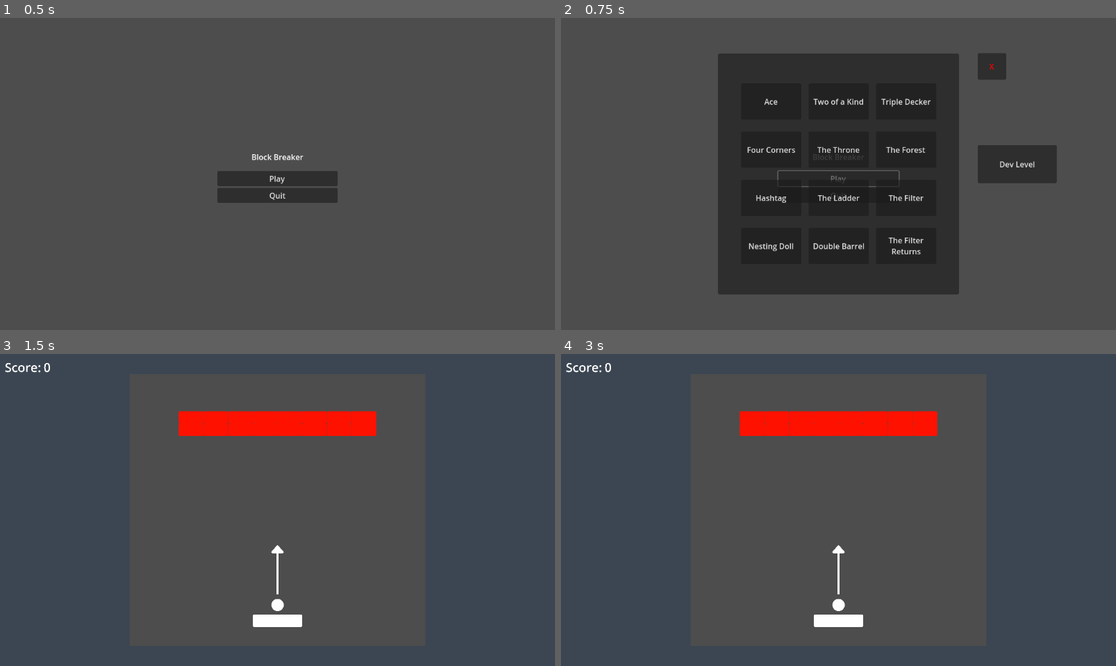
Above: before the commit, frames 1-4 (two rows, left to right).
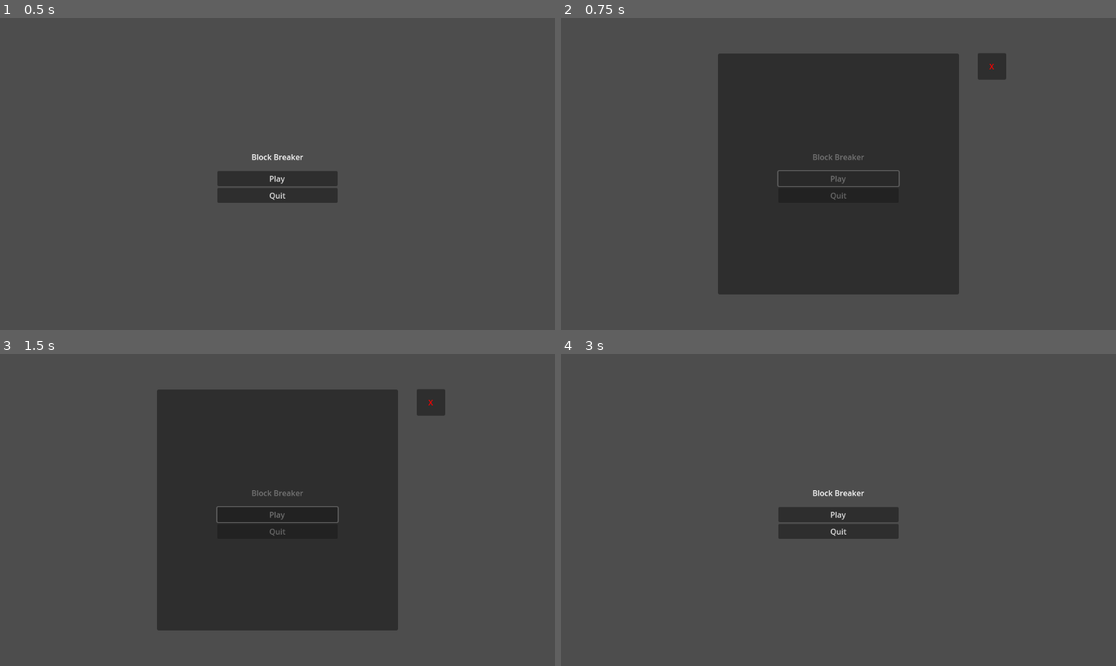
Above: after the commit, the same moments.

Repository: samstone02/godot-block-breaker
Game: Godot game, scene res://main.tscn
The game is run twice, just before and just after one commit, with the same random seed, the same clock (stepped at 60 frames per second) and the same inputs.
Inputs (mouse positions are in pixels of both pictures, inside the frame that each line leads up to):
- Up to frame 1 (0.5 s): no input
- Up to frame 2 (0.75 s): click "Play" at 0.5 s
- Up to frame 3 (1.5 s): click (210, 438) at 1.25 s, where only the run before the commit has a clickable "Ace"
- Up to frame 4 (3 s): click (838, 513) at 2 s, where only the run after the commit has a clickable "Play"; click (993, 403) at 2.75 s, where only the run after the commit has a clickable "X"

Frame 1 is identical in both runs. In frame 2, 2.7% of the frame differs, in the area x 33-90%, y 25-76%; in frame 3, 34%, in the area x 0-81%, y 2-89%; in frame 4, 5.6%.

Commit message:
basic save system for level high scores

Diff:
--- a/gameplay_elements/level_controller.gd
+++ b/gameplay_elements/level_controller.gd
@@ -32,7 +32,7 @@
 	$"../OverlayUi".visible = false
 
 func _on_try_again_pressed() -> void:
-	get_tree().root.get_node("MenuUi/LevelLoader").reload_level()
+	LevelLoader.reload_level()
 
 func update_score_and_bricks_counters() -> void:
 	running_score += score_per_collision
@@ -58,7 +58,10 @@
 func level_complete() -> void:
 	$"../LevelCompleteUi".visible = true
 	$"../KillZone/CollisionShape2D".disabled = true
+	SaveController.save_score_if_new_best(LevelLoader.loaded_level_name, total_score)
 
 func _return_to_level_select() -> void:
 	get_parent().queue_free()
-	get_tree().root.get_node("MenuUi").visible = true
+	var menu_ui: Node = load("res://ui/menu_ui.tscn").instantiate()
+	get_tree().root.add_child(menu_ui)
+	menu_ui.get_node("LevelSelect").visible = true
--- a/level_loader.gd
+++ b/level_loader.gd
@@ -1,22 +1,24 @@
-class_name LevelLoader extends Node
+extends Node
 
-var loaded_level: String = ""
-var loaded_level_path: String = ""
+var loaded_level_name: String = "" # the level name used for reference purposes
+var loaded_node_name: String = "" # the node name used to reference the level node
+var loaded_level_path: String = "" # the path to the level resource
 
-func _load_level(level_name: String) -> void:
+func load_level(level_name: String) -> void:
 	var level: Node = load("res://levels/" + level_name + ".tscn").instantiate()
-	get_tree().root.get_node("MenuUi").visible = false
+	get_tree().root.get_node("MenuUi").queue_free()
 	get_tree().root.add_child(level)
 
-	loaded_level = level.name
+	loaded_level_name = level_name
+	loaded_node_name = level.name
 	loaded_level_path = "res://levels/" + level_name + ".tscn"
 
 func reload_level() -> void:
-	get_tree().root.get_node(loaded_level).queue_free()
+	get_tree().root.get_node(loaded_node_name).queue_free()
 	var level: Node = load(loaded_level_path).instantiate()
 	get_tree().root.add_child(level)
 
 	# since the level still exists at this point, the new instance will have a generated
 	# name rather than the name of the level.
 	# reassign the name so that we can correctly find it on the next call to reload_level
-	loaded_level = level.name
+	loaded_node_name = level.name
--- a/project.godot
+++ b/project.godot
@@ -19,6 +19,8 @@
 [autoload]
 
 BrickAtlasCoords="*res://gameplay_elements/brick/brick_atlas_coords.gd"
+SaveController="*res://save_controller.gd"
+LevelLoader="*res://level_loader.gd"
 
 [display]
 
--- a/ui/dev_level.gd
+++ b/ui/dev_level.gd
@@ -1,4 +1,4 @@
-extends Button
+extends Control
 
 func _ready() -> void:
 	if !OS.has_feature("editor"):
--- a/ui/menu_ui.tscn
+++ b/ui/menu_ui.tscn
@@ -1,9 +1,9 @@
 [gd_scene load_steps=6 format=3 uid="uid://77gtirt7c7av"]
 
 [ext_resource type="Script" uid="uid://uftl5yriw3pr" path="res://ui/play.gd" id="1_2bk46"]
-[ext_resource type="Script" uid="uid://b70fyrxr1lj8s" path="res://level_loader.gd" id="1_55kfv"]
 [ext_resource type="Script" uid="uid://rdoixx75ocfk" path="res://ui/dev_level.gd" id="1_aqtrf"]
 [ext_resource type="Script" uid="uid://co0r8u3c5bwbu" path="res://ui/level_select.gd" id="2_1g3ck"]
+[ext_resource type="PackedScene" uid="uid://b44lp3xfov2mt" path="res://level_button.tscn" id="3_vq5kd"]
 [ext_resource type="Script" uid="uid://cit8h6uk5pfps" path="res://ui/exit_level_select.gd" id="4_2ptix"]
 
 [node name="MenuUi" type="Control"]
@@ -101,25 +101,31 @@
 size_flags_vertical = 4
 theme_override_constants/separation = 25
 
-[node name="HBoxContainer" type="HBoxContainer" parent="LevelSelect/Panel/MarginContainer/VBoxContainer"]
-custom_minimum_size = Vector2(0, 75)
-layout_mode = 2
-size_flags_horizontal = 4
-theme_override_constants/separation = 15
-
-[node name="Ace" type="Button" parent="LevelSelect/Panel/MarginContainer/VBoxContainer/HBoxContainer"]
-custom_minimum_size = Vector2(125, 0)
-layout_mode = 2
+[node name="HBoxContainer5" type="HBoxContainer" parent="LevelSelect/Panel/MarginContainer/VBoxContainer"]
+custom_minimum_size = Vector2(0, 75)
+layout_mode = 2
+size_flags_horizontal = 4
+theme_override_constants/separation = 15
+
+[node name="Ace" parent="LevelSelect/Panel/MarginContainer/VBoxContainer/HBoxContainer5" instance=ExtResource("3_vq5kd")]
+layout_mode = 2
+level_name = "ace"
+
+[node name="LevelNameLabel" parent="LevelSelect/Panel/MarginContainer/VBoxContainer/HBoxContainer5/Ace/MarginContainer/VBoxContainer" index="0"]
 text = "Ace"
 
-[node name="TwoOfAKind" type="Button" parent="LevelSelect/Panel/MarginContainer/VBoxContainer/HBoxContainer"]
-custom_minimum_size = Vector2(125, 0)
-layout_mode = 2
+[node name="TwoOfAKind" parent="LevelSelect/Panel/MarginContainer/VBoxContainer/HBoxContainer5" instance=ExtResource("3_vq5kd")]
+layout_mode = 2
+level_name = "two_of_a_kind"
+
+[node name="LevelNameLabel" parent="LevelSelect/Panel/MarginContainer/VBoxContainer/HBoxContainer5/TwoOfAKind/MarginContainer/VBoxContainer" index="0"]
 text = "Two of a Kind"
 
-[node name="TripleDecker" type="Button" parent="LevelSelect/Panel/MarginContainer/VBoxContainer/HBoxContainer"]
-custom_minimum_size = Vector2(125, 0)
-layout_mode = 2
+[node name="TripleDecker" parent="LevelSelect/Panel/MarginContainer/VBoxContainer/HBoxContainer5" instance=ExtResource("3_vq5kd")]
+layout_mode = 2
+level_name = "triple_decker"
+
+[node name="LevelNameLabel" parent="LevelSelect/Panel/MarginContainer/VBoxContainer/HBoxContainer5/TripleDecker/MarginContainer/VBoxContainer" index="0"]
 text = "Triple Decker"
 
 [node name="HBoxContainer2" type="HBoxContainer" parent="LevelSelect/Panel/MarginContainer/VBoxContainer"]
@@ -128,19 +134,25 @@
 size_flags_horizontal = 4
 theme_override_constants/separation = 15
 
-[node name="FourCorners" type="Button" parent="LevelSelect/Panel/MarginContainer/VBoxContainer/HBoxContainer2"]
-custom_minimum_size = Vector2(125, 0)
-layout_mode = 2
+[node name="FourCorners" parent="LevelSelect/Panel/MarginContainer/VBoxContainer/HBoxContainer2" instance=ExtResource("3_vq5kd")]
+layout_mode = 2
+level_name = "four_corners"
+
+[node name="LevelNameLabel" parent="LevelSelect/Panel/MarginContainer/VBoxContainer/HBoxContainer2/FourCorners/MarginContainer/VBoxContainer" index="0"]
 text = "Four Corners"
 
-[node name="TheThrone" type="Button" parent="LevelSelect/Panel/MarginContainer/VBoxContainer/HBoxContainer2"]
-custom_minimum_size = Vector2(125, 0)
-layout_mode = 2
+[node name="TheThrone" parent="LevelSelect/Panel/MarginContainer/VBoxContainer/HBoxContainer2" instance=ExtResource("3_vq5kd")]
+layout_mode = 2
+level_name = "the_throne"
+
+[node name="LevelNameLabel" parent="LevelSelect/Panel/MarginContainer/VBoxContainer/HBoxContainer2/TheThrone/MarginContainer/VBoxContainer" index="0"]
 text = "The Throne"
 
-[node name="TheForest" type="Button" parent="LevelSelect/Panel/MarginContainer/VBoxContainer/HBoxContainer2"]
-custom_minimum_size = Vector2(125, 0)
-layout_mode = 2
+[node name="TheForest" parent="LevelSelect/Panel/MarginContainer/VBoxContainer/HBoxContainer2" instance=ExtResource("3_vq5kd")]
+layout_mode = 2
+level_name = "the_forest"
+
+[node name="LevelNameLabel" parent="LevelSelect/Panel/MarginContainer/VBoxContainer/HBoxContainer2/TheForest/MarginContainer/VBoxContainer" index="0"]
 text = "The Forest"
 
 [node name="HBoxContainer3" type="HBoxContainer" parent="LevelSelect/Panel/MarginContainer/VBoxContainer"]
@@ -149,21 +161,26 @@
 size_flags_horizontal = 4
 theme_override_constants/separation = 15
 
-[node name="Hashtag" type="Button" parent="LevelSelect/Panel/MarginContainer/VBoxContainer/HBoxContainer3"]
-custom_minimum_size = Vector2(125, 0)
-layout_mode = 2
+[node name="Hashtag" parent="LevelSelect/Panel/MarginContainer/VBoxContainer/HBoxContainer3" instance=ExtResource("3_vq5kd")]
+layout_mode = 2
+level_name = "four_corners"
+
+[node name="LevelNameLabel" parent="LevelSelect/Panel/MarginContainer/VBoxContainer/HBoxContainer3/Hashtag/MarginContainer/VBoxContainer" index="0"]
 text = "Hashtag"
 
-[node name="TheLadder" type="Button" parent="LevelSelect/Panel/MarginContainer/VBoxContainer/HBoxContainer3"]
-custom_minimum_size = Vector2(125, 0)
-layout_mode = 2
+[node name="TheLadder" parent="LevelSelect/Panel/MarginContainer/VBoxContainer/HBoxContainer3" instance=ExtResource("3_vq5kd")]
+layout_mode = 2
+level_name = "the_throne"
+
+[node name="LevelNameLabel" parent="LevelSelect/Panel/MarginContainer/VBoxContainer/HBoxContainer3/TheLadder/MarginContainer/VBoxContainer" index="0"]
 text = "The Ladder"
 
-[node name="TheFilter" type="Button" parent="LevelSelect/Panel/MarginContainer/VBoxContainer/HBoxContainer3"]
-custom_minimum_size = Vector2(125, 0)
-layout_mode = 2
-text = "The Filter
-"
+[node name="TheFilter" parent="LevelSelect/Panel/MarginContainer/VBoxContainer/HBoxContainer3" instance=ExtResource("3_vq5kd")]
+layout_mode = 2
+level_name = "the_forest"
+
+[node name="LevelNameLabel" parent="LevelSelect/Panel/MarginContainer/VBoxContainer/HBoxContainer3/TheFilter/MarginContainer/VBoxContainer" index="0"]
+text = "Filter"
 
 [node name="HBoxContainer4" type="HBoxContainer" parent="LevelSelect/Panel/MarginContainer/VBoxContainer"]
 custom_minimum_size = Vector2(0, 75)
@@ -171,33 +188,50 @@
 size_flags_horizontal = 4
 theme_override_constants/separation = 15
 
-[node name="Button" type="Button" parent="LevelSelect/Panel/MarginContainer/VBoxContainer/HBoxContainer4"]
-custom_minimum_size = Vector2(125, 0)
-layout_mode = 2
-text = "Nesting Doll
-"
-
-[node name="Button2" type="Button" parent="LevelSelect/Panel/MarginContainer/VBoxContainer/HBoxContainer4"]
-custom_minimum_size = Vector2(125, 0)
-layout_mode = 2
+[node name="NestingDoll" parent="LevelSelect/Panel/MarginContainer/VBoxContainer/HBoxContainer4" instance=ExtResource("3_vq5kd")]
+layout_mode = 2
+level_name = "nesting_doll"
+
+[node name="LevelNameLabel" parent="LevelSelect/Panel/MarginContainer/VBoxContainer/HBoxContainer4/NestingDoll/MarginContainer/VBoxContainer" index="0"]
+text = "Nesting Doll"
+
+[node name="DoubleBarrel" parent="LevelSelect/Panel/MarginContainer/VBoxContainer/HBoxContainer4" instance=ExtResource("3_vq5kd")]
+layout_mode = 2
+level_name = "double_barrel"
+
+[node name="LevelNameLabel" parent="LevelSelect/Panel/MarginContainer/VBoxContainer/HBoxContainer4/DoubleBarrel/MarginContainer/VBoxContainer" index="0"]
 text = "Double Barrel"
 
-[node name="Button3" type="Button" parent="LevelSelect/Panel/MarginContainer/VBoxContainer/HBoxContainer4"]
-custom_minimum_size = Vector2(125, 0)
-layout_mode = 2
-text = "The Filter
-Returns"
-
-[node name="DevLevel" type="Button" parent="LevelSelect"]
-custom_minimum_size = Vector2(125, 0)
-layout_mode = 0
+[node name="TheFilterReturns" parent="LevelSelect/Panel/MarginContainer/VBoxContainer/HBoxContainer4" instance=ExtResource("3_vq5kd")]
+layout_mode = 2
+level_name = "the_filter_returns"
+
+[node name="LevelNameLabel" parent="LevelSelect/Panel/MarginContainer/VBoxContainer/HBoxContainer4/TheFilterReturns/MarginContainer/VBoxContainer" index="0"]
+text = "Filter Returns"
+
+[node name="Control" type="Control" parent="LevelSelect"]
+anchors_preset = 0
 offset_left = 289.0
-offset_top = -60.0
-offset_right = 453.0
-offset_bottom = 19.0
-text = "Dev Level
-"
+offset_top = -36.0
+offset_right = 329.0
+offset_bottom = 4.0
 script = ExtResource("1_aqtrf")
+
+[node name="DevLevel" parent="LevelSelect/Control" instance=ExtResource("3_vq5kd")]
+layout_mode = 1
+anchors_preset = 15
+anchor_right = 1.0
+anchor_bottom = 1.0
+offset_left = -7.0
+offset_top = -9.0
+offset_right = 79.0
+offset_bottom = 27.0
+grow_horizontal = 2
+grow_vertical = 2
+level_name = "dev_level"
+
+[node name="LevelNameLabel" parent="LevelSelect/Control/DevLevel/MarginContainer/VBoxContainer" index="0"]
+text = "Dev Level"
 
 [node name="Exit" type="Button" parent="LevelSelect"]
 layout_mode = 1
@@ -217,19 +251,16 @@
 text = "X"
 script = ExtResource("4_2ptix")
 
-[node name="LevelLoader" type="Node" parent="."]
-script = ExtResource("1_55kfv")
-
-[connection signal="pressed" from="LevelSelect/Panel/MarginContainer/VBoxContainer/HBoxContainer/Ace" to="LevelLoader" method="_load_level" binds= [&"ace"]]
-[connection signal="pressed" from="LevelSelect/Panel/MarginContainer/VBoxContainer/HBoxContainer/TwoOfAKind" to="LevelLoader" method="_load_level" binds= [&"two_of_a_kind"]]
-[connection signal="pressed" from="LevelSelect/Panel/MarginContainer/VBoxContainer/HBoxContainer/TripleDecker" to="LevelLoader" method="_load_level" binds= [&"triple_decker"]]
-[connection signal="pressed" from="LevelSelect/Panel/MarginContainer/VBoxContainer/HBoxContainer2/FourCorners" to="LevelLoader" method="_load_level" binds= ["four_corners"]]
-[connection signal="pressed" from="LevelSelect/Panel/MarginContainer/VBoxContainer/HBoxContainer2/TheThrone" to="LevelLoader" method="_load_level" binds= ["the_throne"]]
-[connection signal="pressed" from="LevelSelect/Panel/MarginContainer/VBoxContainer/HBoxContainer2/TheForest" to="LevelLoader" method="_load_level" binds= ["the_forest"]]
-[connection signal="pressed" from="LevelSelect/Panel/MarginContainer/VBoxContainer/HBoxContainer3/Hashtag" to="LevelLoader" method="_load_level" binds= ["hashtag"]]
-[connection signal="pressed" from="LevelSelect/Panel/MarginContainer/VBoxContainer/HBoxContainer3/TheLadder" to="LevelLoader" method="_load_level" binds= ["the_ladder"]]
-[connection signal="pressed" from="LevelSelect/Panel/MarginContainer/VBoxContainer/HBoxContainer3/TheFilter" to="LevelLoader" method="_load_level" binds= ["the_filter"]]
-[connection signal="pressed" from="LevelSelect/Panel/MarginContainer/VBoxContainer/HBoxContainer4/Button" to="LevelLoader" method="_load_level" binds= ["nesting_doll"]]
-[connection signal="pressed" from="LevelSelect/Panel/MarginContainer/VBoxContainer/HBoxContainer4/Button2" to="LevelLoader" method="_load_level" binds= ["double_barrel"]]
-[connection signal="pressed" from="LevelSelect/Panel/MarginContainer/VBoxContainer/HBoxContainer4/Button3" to="LevelLoader" method="_load_level" binds= ["the_filter_returns"]]
-[connection signal="pressed" from="LevelSelect/DevLevel" to="LevelLoader" method="_load_level" binds= [&"dev_level"]]
+[editable path="LevelSelect/Panel/MarginContainer/VBoxContainer/HBoxContainer5/Ace"]
+[editable path="LevelSelect/Panel/MarginContainer/VBoxContainer/HBoxContainer5/TwoOfAKind"]
+[editable path="LevelSelect/Panel/MarginContainer/VBoxContainer/HBoxContainer5/TripleDecker"]
+[editable path="LevelSelect/Panel/MarginContainer/VBoxContainer/HBoxContainer2/FourCorners"]
+[editable path="LevelSelect/Panel/MarginContainer/VBoxContainer/HBoxContainer2/TheThrone"]
+[editable path="LevelSelect/Panel/MarginContainer/VBoxContainer/HBoxContainer2/TheForest"]
+[editable path="LevelSelect/Panel/MarginContainer/VBoxContainer/HBoxContainer3/Hashtag"]
+[editable path="LevelSelect/Panel/MarginContainer/VBoxContainer/HBoxContainer3/TheLadder"]
+[editable path="LevelSelect/Panel/MarginContainer/VBoxContainer/HBoxContainer3/TheFilter"]
+[editable path="LevelSelect/Panel/MarginContainer/VBoxContainer/HBoxContainer4/NestingDoll"]
+[editable path="LevelSelect/Panel/MarginContainer/VBoxContainer/HBoxContainer4/DoubleBarrel"]
+[editable path="LevelSelect/Panel/MarginContainer/VBoxContainer/HBoxContainer4/TheFilterReturns"]
+[editable path="LevelSelect/Control/DevLevel"]
Not shown, removed: main.tscn3442817641.tmp
Not shown, removed: main.tscn4699609532.tmp
